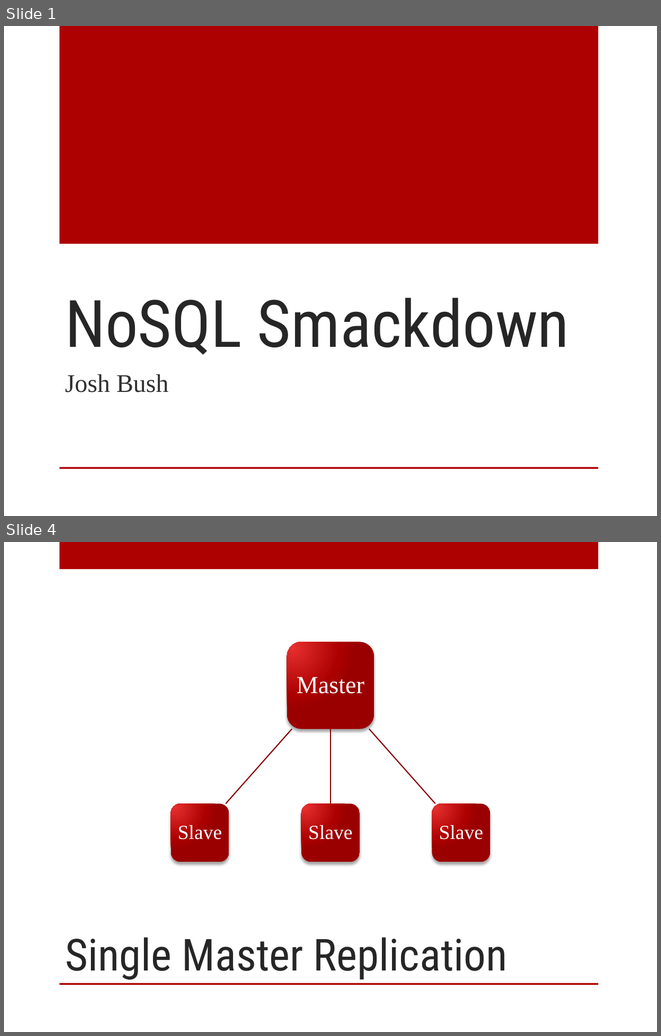
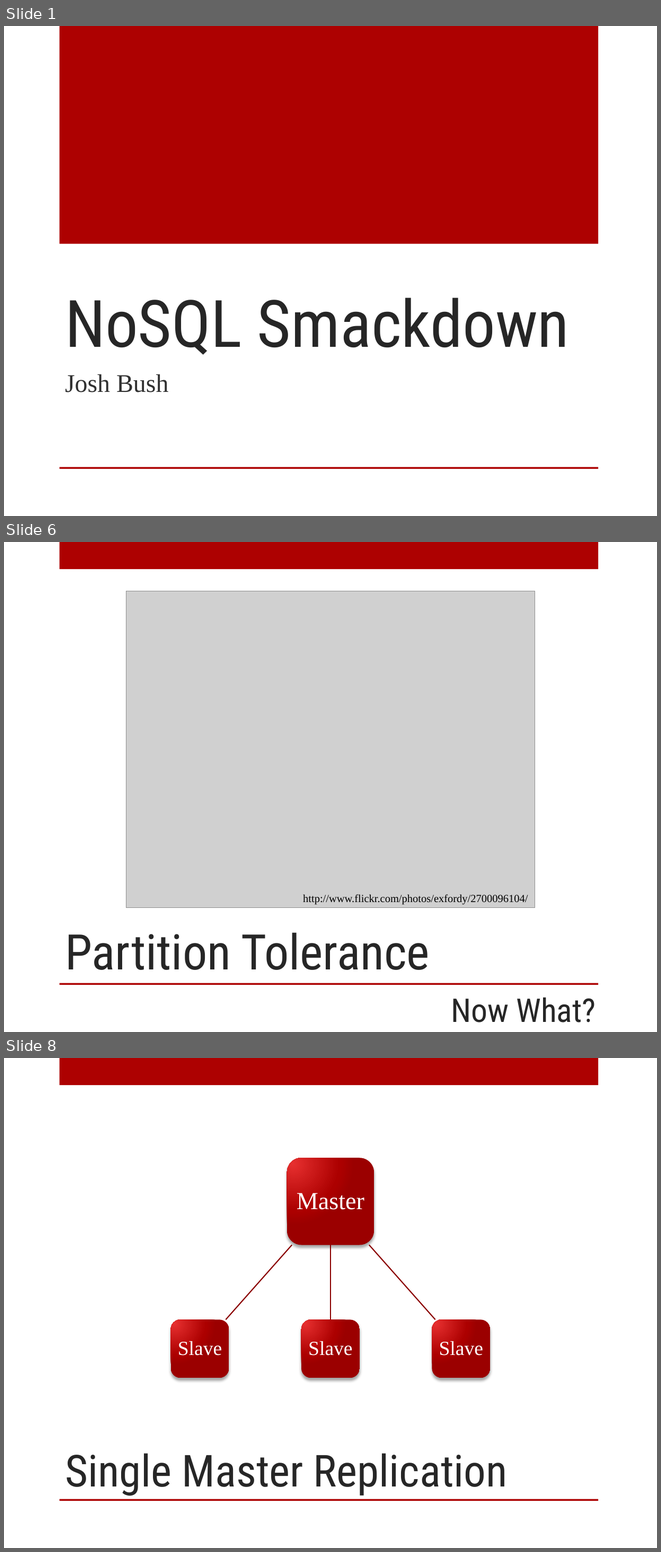
Before and after one commit to digitalBush/nosql-smackdown-talk, a slide deck: nosql-smackdown.pptx. Shown one above the other, each under a label of ours: slides 1 and 4 before the commit, slides 1, 6 and 8 after it; the slides between them are not shown. The pictures are 661x1036 and 661x1552 pixels, drawn with LibreOffice and Linux fonts; fonts in the diff are those of the drawing; grey boxes stand for pictures. Boxes give left, top, right and bottom in pixels: in the first picture for what was removed or moved away, otherwise in the second. Text is boxed around its words. In the diff, an @@ line names an element or a change of style, - is before the commit and + after.

```diff
--- a/nosql-smackdown.pptx
+++ b/nosql-smackdown.pptx
@@ slide 6 added at (4, 542, 657, 1032), background #FFFFFF; not listed: 2 template elements that a slide beside it also shows @@
@@ picture added at (126, 591, 535, 908) @@
@@ text added at (303, 894, 528, 905), 12 pt, text #000000 @@
+http://www.flickr.com/photos/exfordy/2700096104/
@@ title added at (65, 932, 430, 970), 54 pt, text #262626 @@
+Partition Tolerance
@@ text added at (451, 997, 595, 1022), 36 pt, text #262626 @@
+Now What?
@@ what was slide 4 is now slide 8 @@
```
Also in this commit, not shown: 1 slide changed, 4 other slides added, 1 slide removed.
